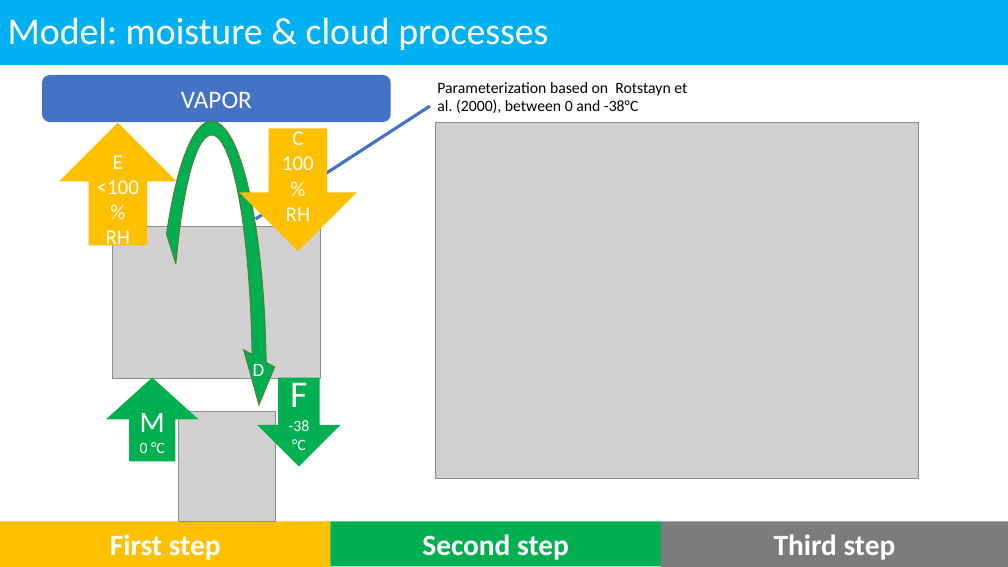
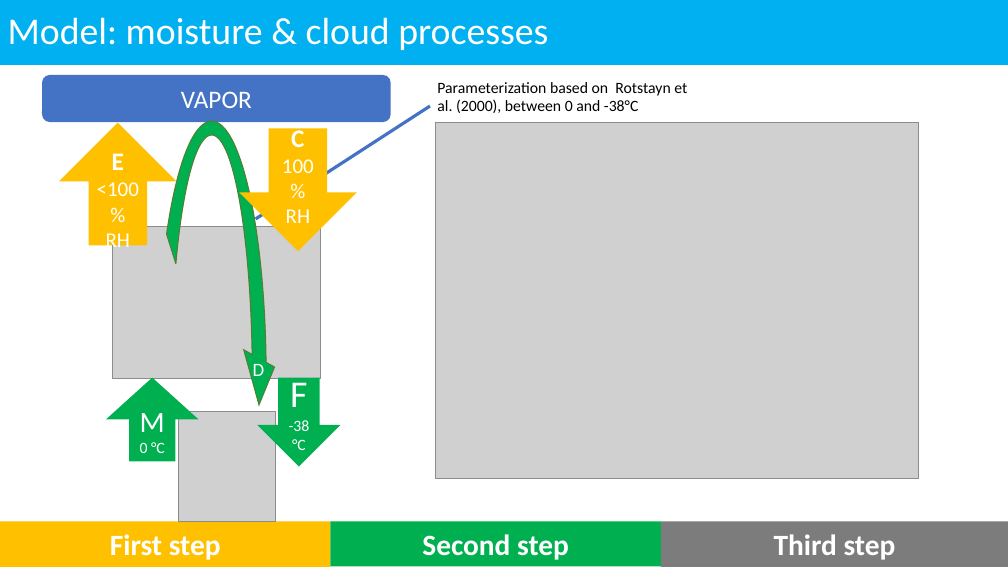
Before and after one commit to meteoNL/CloudParcelModel_SOACproject, a slide deck: slide 5 of presentation.pptx. Drawn at 1008x567 pixels with LibreOffice and Linux fonts; fonts in the diff are those of the drawing; grey boxes stand for pictures. Boxes give left, top, right and bottom in pixels: in the first picture for what was removed or moved away, otherwise in the second. Text is boxed around its words. In the diff, an @@ line names an element or a change of style, - is before the commit and + after.

Commit message:
minor

```diff
--- a/presentation.pptx
+++ b/presentation.pptx
@@ text in down arrow at (x1=291, y1=126, x2=304, y2=147): size 20 to 24 pt, bold on in "C" @@
@@ text in up arrow at (x1=112, y1=153, x2=124, y2=170): size 20 to 24 pt, bold on in "E" @@
```
Also in this commit, not shown: 2 other slides changed.
